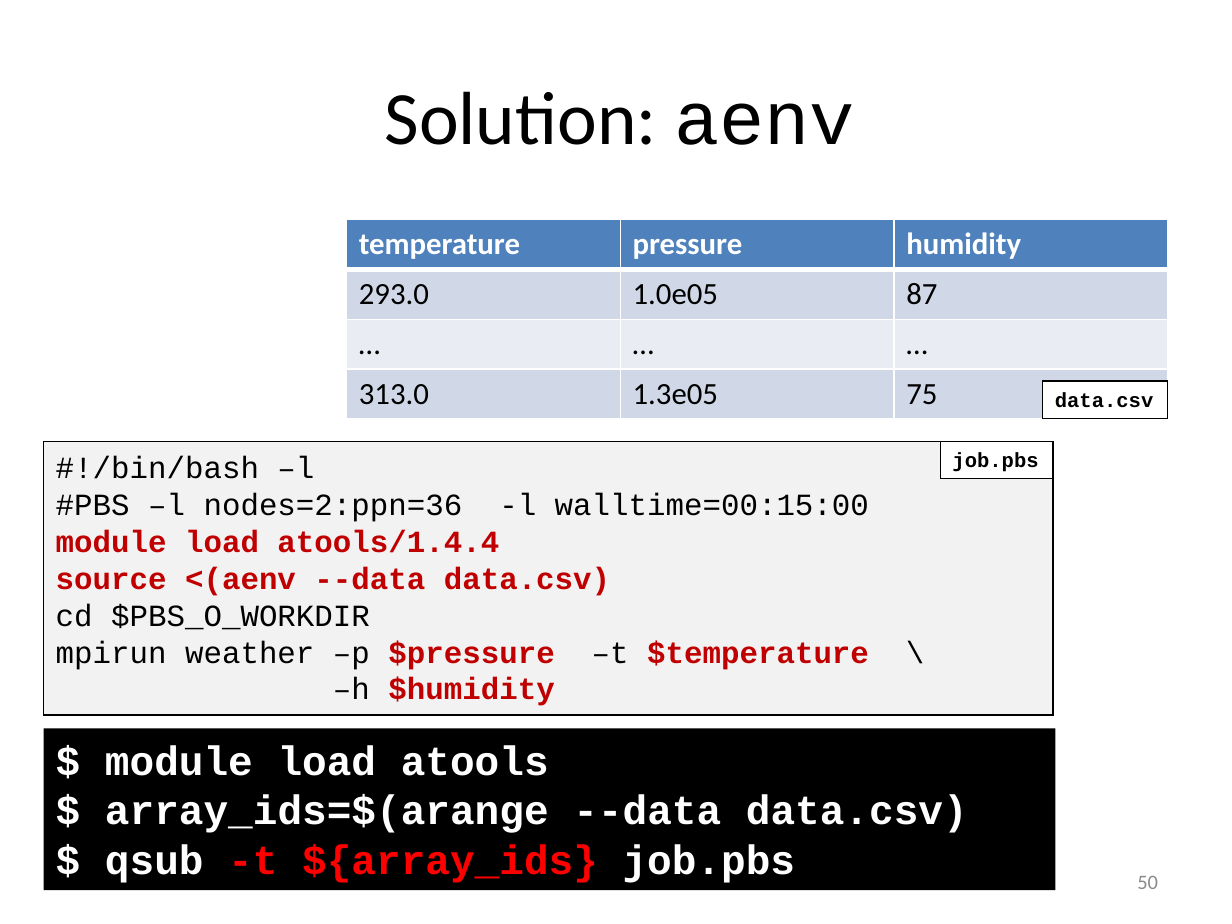
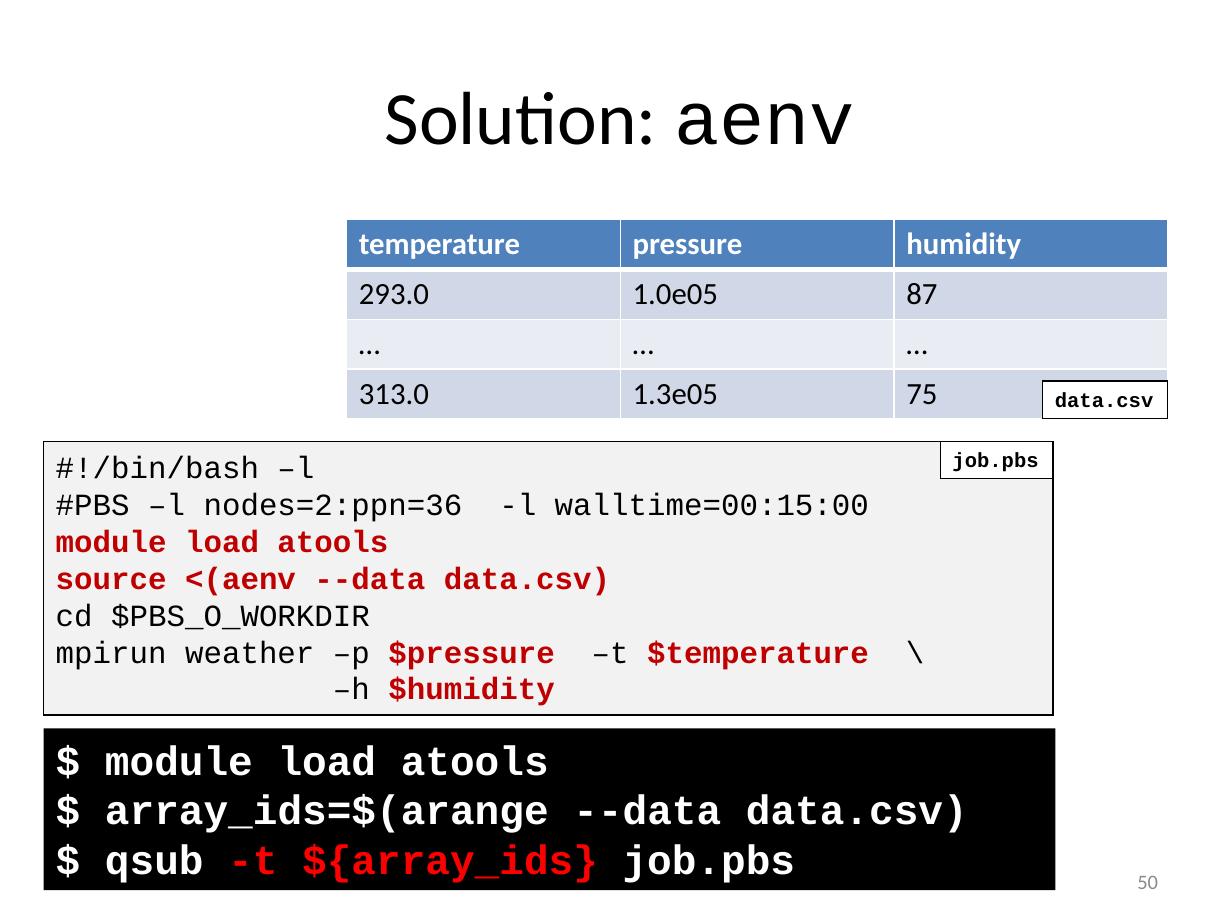
Before and after one commit to gjbex/worker-and-atools, a slide deck: slide 50 of worker_atools.pptx. Drawn at 1232x924 pixels with LibreOffice and Linux fonts; fonts in the diff are those of the drawing. Boxes give left, top, right and bottom in pixels: in the first picture for what was removed or moved away, otherwise in the second. Text is boxed around its words. In the diff, an @@ line names an element or a change of style, - is before the commit and + after.

Commit message:
Fix typos

```diff
--- a/worker_atools.pptx
+++ b/worker_atools.pptx
@@ text in rectangle at <box>56,529,388,553</box>: text changed @@
-module load atools/1.4.4
+module load atools
```
Also in this commit, not shown: 2 other slides changed.
